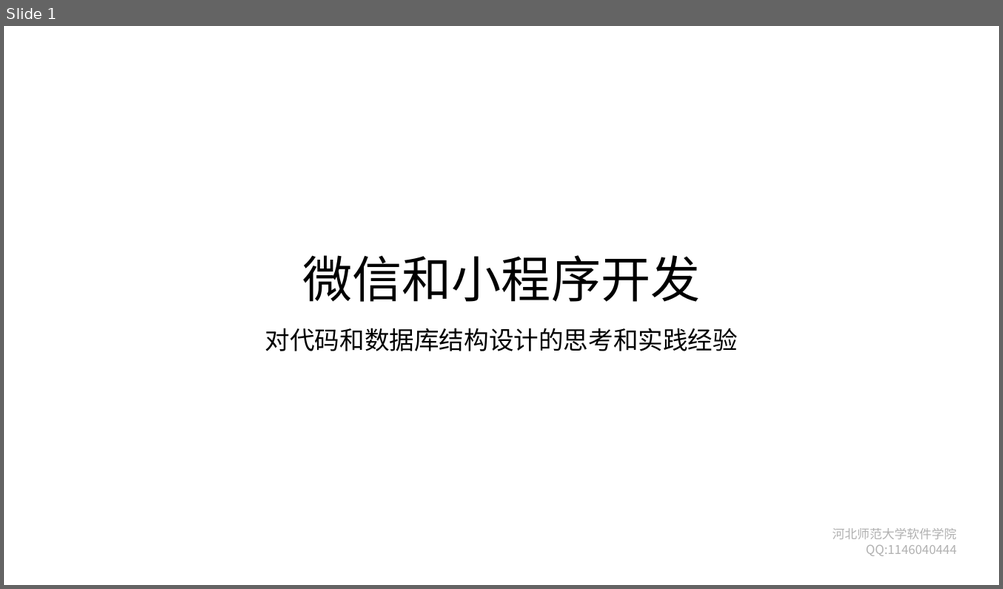
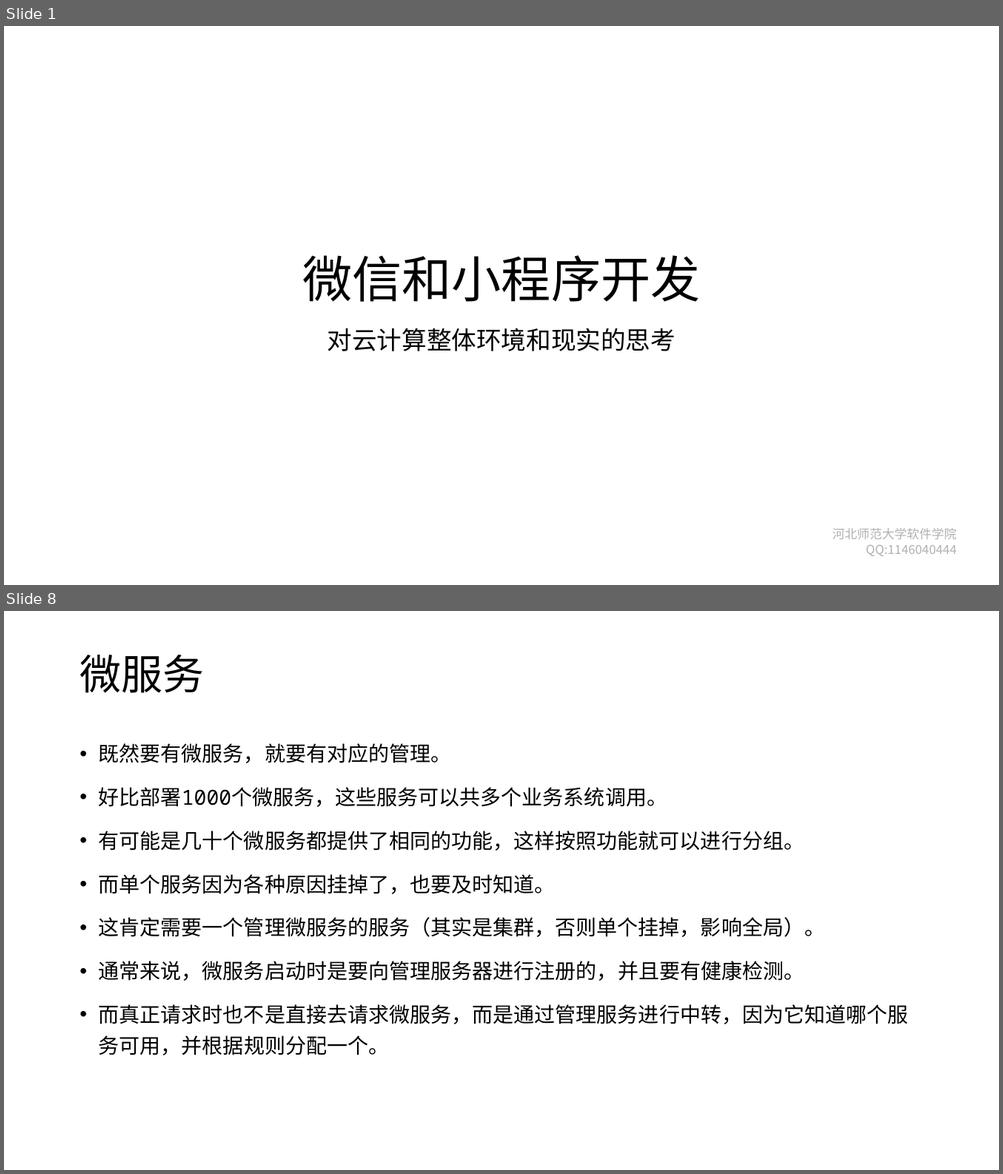
Before and after one commit to edu2act/course-wechat-and-miniprogram, a slide deck: materials/ch11/ch11-代码和数据库结构设计思考.pptx. Shown one above the other, each under a label of ours: slide 1 before the commit, slides 1 and 8 after it; the slides between them are not shown. The pictures are 1003x589 and 1003x1174 pixels, drawn with LibreOffice and Linux fonts; fonts in the diff are those of the drawing; background and template pictures are left out. Boxes give left, top, right and bottom in pixels: in the first picture for what was removed or moved away, otherwise in the second. Text is boxed around its words. In the diff, an @@ line names an element or a change of style, - is before the commit and + after.

```diff
--- a/materials/ch11/ch11-代码和数据库结构设计思考.pptx
+++ b/materials/ch11/ch11-代码和数据库结构设计思考.pptx
@@ slide 8 added at [4,611,999,1170], background #FFFFFF @@
@@ title added at [79,655,204,693], 40 pt, text #000000 @@
+微服务
@@ text added at [99,743,908,1056], 20 pt, text #000000 @@
+• 既然要有微服务，就要有对应的管理。
+• 好比部署1000个微服务，这些服务可以共多个业务系统调用。
+• 有可能是几十个微服务都提供了相同的功能，这样按照功能就可以进行分组。
+• 而单个服务因为各种原因挂掉了，也要及时知道。
+• 这肯定需要一个管理微服务的服务（其实是集群，否则单个挂掉，影响全局）。
+• 通常来说，微服务启动时是要向管理服务器进行注册的，并且要有健康检测。
+• 而真正请求时也不是直接去请求微服务，而是通过管理服务进行中转，因为它知道哪个服务可用，并根据规则分配一个。
@@ slide 1 changed as well @@
@@ subtitle at [327,328,675,352]: text changed @@
-对代码和数据库结构设计的思考和实践经验
+对云计算整体环境和现实的思考
```
Also in this commit, not shown: 6 other slides changed, 5 other slides added, 12 slides removed.
